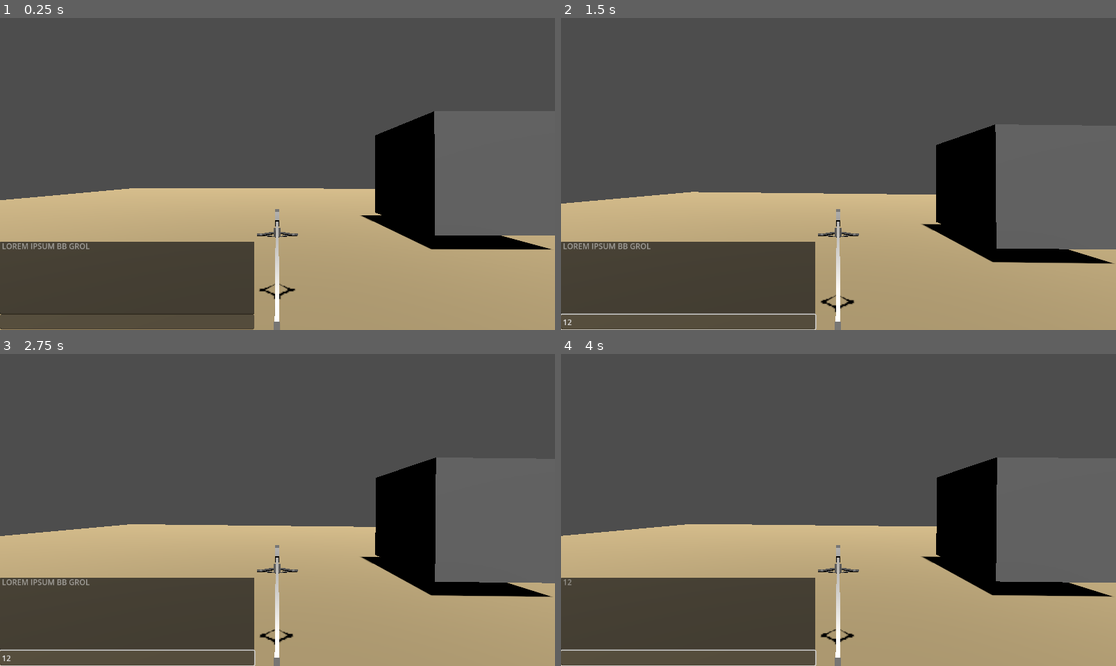
Above: before the commit, frames 1-4 (two rows, left to right).
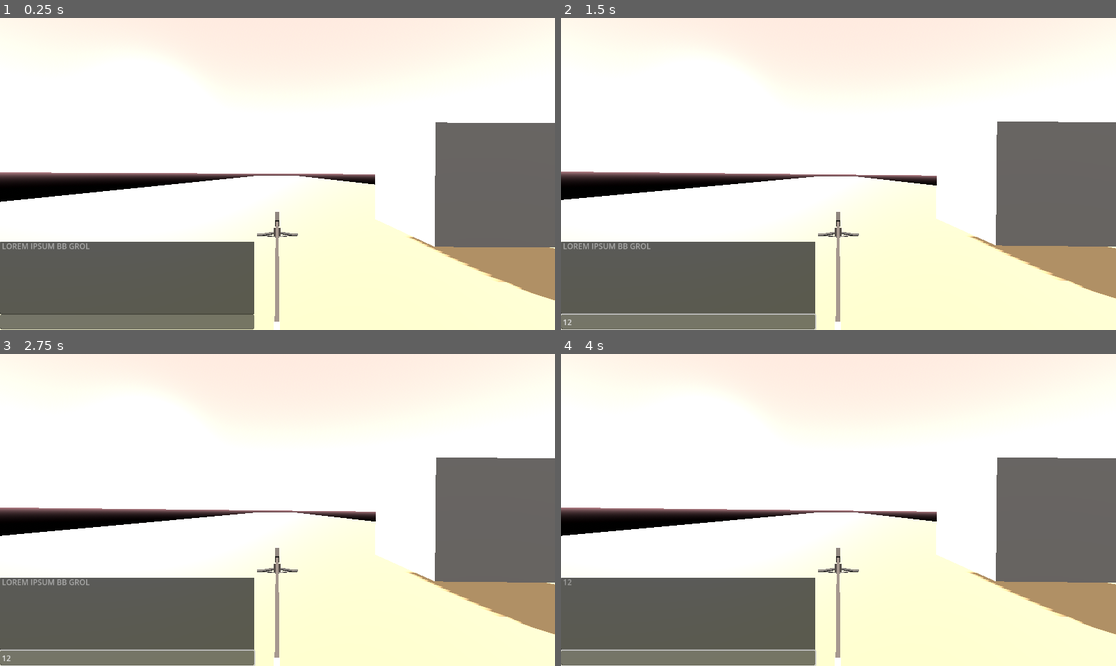
Above: after the commit, the same moments.

Repository: PandorasGit/RoverGame
Game: Godot game, scene res://DevRoom.tscn
Two runs of this game, one before a commit and one after it. Both use one fixed random seed, a clock stepped at 60 frames per second and the inputs below.
Inputs (mouse positions are in pixels of both pictures, inside the frame that each line leads up to):
- Up to frame 1 (0.25 s): no input
- Up to frame 2 (1.5 s): click (688, 320) at 0.52 s; type "12" at 0.6 s
- Up to frame 3 (2.75 s): no input
- Up to frame 4 (4 s): tap Enter at 2.75 s

The runs differ from the first frame. In frame 1, 90% of the frame differs, in the area x 0-100%, y 0-100%; in frame 2, 90%; in frame 3, 90%; in frame 4, 90%.

Commit message:
Add claw control

Diff:
--- a/project/DevRoom.tscn
+++ b/project/DevRoom.tscn
@@ -8,16 +8,32 @@
 
 [sub_resource type="BoxMesh" id="BoxMesh_jr03d"]
 material = SubResource("StandardMaterial3D_dqf4j")
-size = Vector3(100, 1, 100)
+size = Vector3(100, 1, 1000)
 
 [sub_resource type="BoxShape3D" id="BoxShape3D_800wt"]
-size = Vector3(100, 1, 100)
+size = Vector3(100, 1, 1000)
 
 [sub_resource type="BoxShape3D" id="BoxShape3D_j1tim"]
 size = Vector3(7.5, 7.5, 7.5)
 
 [sub_resource type="StandardMaterial3D" id="StandardMaterial3D_u8p45"]
 albedo_color = Color(0.278431, 0.835294, 1, 1)
+
+[sub_resource type="ProceduralSkyMaterial" id="ProceduralSkyMaterial_oqgca"]
+sky_top_color = Color(0.647059, 0.352941, 0.337255, 1)
+sky_horizon_color = Color(0.67451, 0.654902, 0.596078, 1)
+sky_curve = 0.121838
+sky_energy_multiplier = 2.58
+ground_bottom_color = Color(0, 0, 0, 1)
+ground_horizon_color = Color(0.713726, 0.505882, 0.533333, 1)
+ground_curve = 0.00965932
+
+[sub_resource type="Sky" id="Sky_ss87j"]
+sky_material = SubResource("ProceduralSkyMaterial_oqgca")
+
+[sub_resource type="Environment" id="Environment_4drep"]
+background_mode = 2
+sky = SubResource("Sky_ss87j")
 
 [node name="DevRoom" type="Node3D"]
 
@@ -32,7 +48,8 @@
 shape = SubResource("BoxShape3D_800wt")
 
 [node name="DirectionalLight3D" type="DirectionalLight3D" parent="."]
-transform = Transform3D(1, 0, 0, 0, 0.404008, 0.914755, 0, -0.914755, 0.404008, 0, 6.7144, 0)
+transform = Transform3D(-0.108284, -0.856766, -0.50421, -0.974559, -0.00863141, 0.223964, -0.196236, 0.515634, -0.834034, 0.660486, 6.20278, 0.815185)
+light_energy = 3.232
 shadow_enabled = true
 
 [node name="Obstacle" type="StaticBody3D" parent="."]
@@ -56,4 +73,7 @@
 [node name="console" parent="." instance=ExtResource("2_240b5")]
 
 [node name="rover" parent="." instance=ExtResource("3_xwqu1")]
-transform = Transform3D(1, 0, 0, 0, 1, 0, 0, 0, 1, 0, 2.10697, 5.43706)
+transform = Transform3D(1, 0, 0, 0, 1, 0, 0, 0, 1, 0, 3.01221, 5.43706)
+
+[node name="WorldEnvironment" type="WorldEnvironment" parent="."]
+environment = SubResource("Environment_4drep")
--- a/project/EventQueue.gd
+++ b/project/EventQueue.gd
@@ -6,3 +6,7 @@
 signal breaking
 signal spinning(duration)
 signal changing_camera
+signal rotate_forearm(duration)
+signal rotate_upperarm(duration)
+signal open_claw()
+signal close_claw()
--- a/project/Rover/rover.gd
+++ b/project/Rover/rover.gd
@@ -9,7 +9,8 @@
 @onready var backRightWheel = $VehicleBody3D/BackRight
 @onready var backLeftWheel = $VehicleBody3D/BackLeft
 @onready var durationTimer = $DurationTimer
-
+@onready var forearm = get_node("VehicleBody3D/Rovee/Upper_Arm/Fore_Arm")
+@onready var upperarm = get_node("VehicleBody3D/Rovee/Upper_Arm")
 
 var current_cam := 0
 
@@ -24,6 +25,8 @@
 	EventQueue.breaking.connect(brake)
 	EventQueue.spinning.connect(spin)
 	EventQueue.changing_camera.connect(change_camera)
+	EventQueue.rotate_forearm.connect(rotate_fore_arm)
+	EventQueue.rotate_upperarm.connect(rotate_upperarm)
 
 
 func forward(duration):
@@ -77,6 +80,18 @@
 	cams[current_cam].current = true
 
 
+func rotate_fore_arm(rotation_degrees):
+	if rotation_degrees >= -60 and rotation_degrees <= 10:
+		var tween = get_tree().create_tween()
+		var target_vector = Vector3(deg_to_rad(rotation_degrees),0,0)
+		tween.tween_property(forearm, "rotation", target_vector, 2)
+
+
+func rotate_upperarm(rotation_degrees):
+	if rotation_degrees >= -45 and rotation_degrees <= 30:
+		var tween = get_tree().create_tween()
+		var target_vector = Vector3(deg_to_rad(rotation_degrees),0,0)
+		tween.tween_property(upperarm, "rotation", target_vector, 2)
 
 func _on_duration_timer_timeout():
 	brake()
--- a/project/Rover/rover.tscn
+++ b/project/Rover/rover.tscn
@@ -20,6 +20,7 @@
 [sub_resource type="StandardMaterial3D" id="StandardMaterial3D_pf56o"]
 albedo_color = Color(0.0235294, 0.239216, 0.384314, 1)
 roughness = 0.25
+refraction_scale = 0.7
 
 [sub_resource type="StandardMaterial3D" id="StandardMaterial3D_df2q3"]
 albedo_color = Color(0.709804, 0.701961, 0.690196, 1)
@@ -168,9 +169,11 @@
 surface_material_override/0 = SubResource("StandardMaterial3D_mpkxq")
 
 [node name="Upper_Arm" parent="VehicleBody3D/Rovee" index="9"]
+transform = Transform3D(1, 0, 0, 0, 1, 0, 0, 0, 1, 0, 0.741947, 2.60108)
 surface_material_override/0 = SubResource("StandardMaterial3D_mdjgv")
 
 [node name="Fore_Arm" parent="VehicleBody3D/Rovee/Upper_Arm" index="0"]
+transform = Transform3D(1, 0, 0, 0, 1, 0, 0, 0, 1, -2.84217e-14, 1.19035, 1.86771)
 surface_material_override/0 = SubResource("StandardMaterial3D_sposv")
 
 [node name="Claw_Compartment" parent="VehicleBody3D/Rovee/Upper_Arm/Fore_Arm" index="0"]
--- a/project/console/console.gd
+++ b/project/console/console.gd
@@ -20,6 +20,10 @@
 		var command_with_paramater = command.split("=")
 		if command_with_paramater.size() > 1:
 			var duration = float(command_with_paramater[1])
+			if command_with_paramater[0] == "rotate_forearm":
+				EventQueue.emit_signal("rotate_forearm", duration)
+			if command_with_paramater[0] == "rotate_upperarm":
+				EventQueue.emit_signal("rotate_upperarm", duration)
 			if command_with_paramater[0] == "forward":
 				EventQueue.emit_signal("going_forward", duration*2)
 			if command_with_paramater[0] == "reverse":
Not shown: 1 places in project/DevRoom.tscn that only renumber resources
